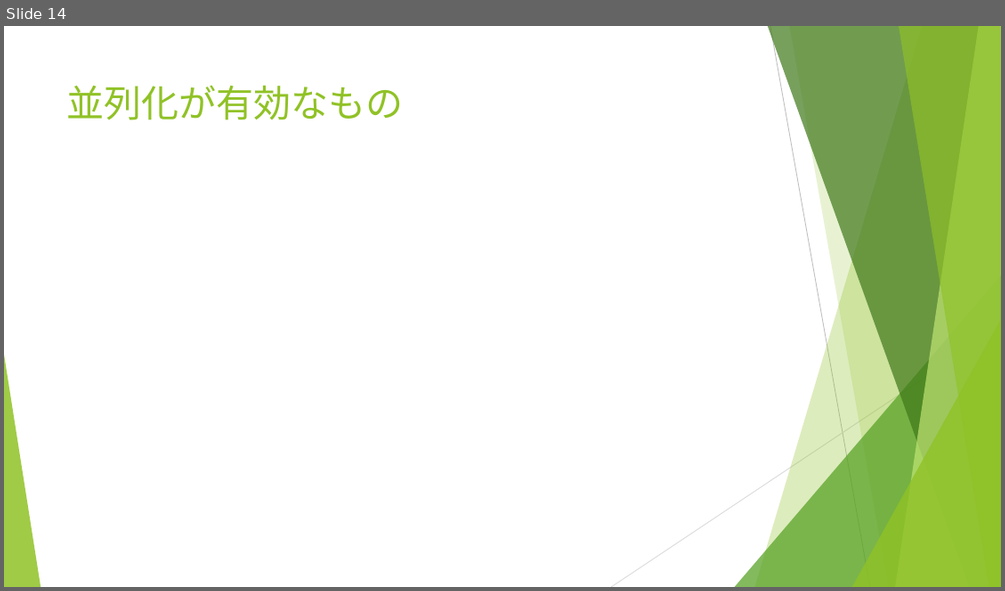
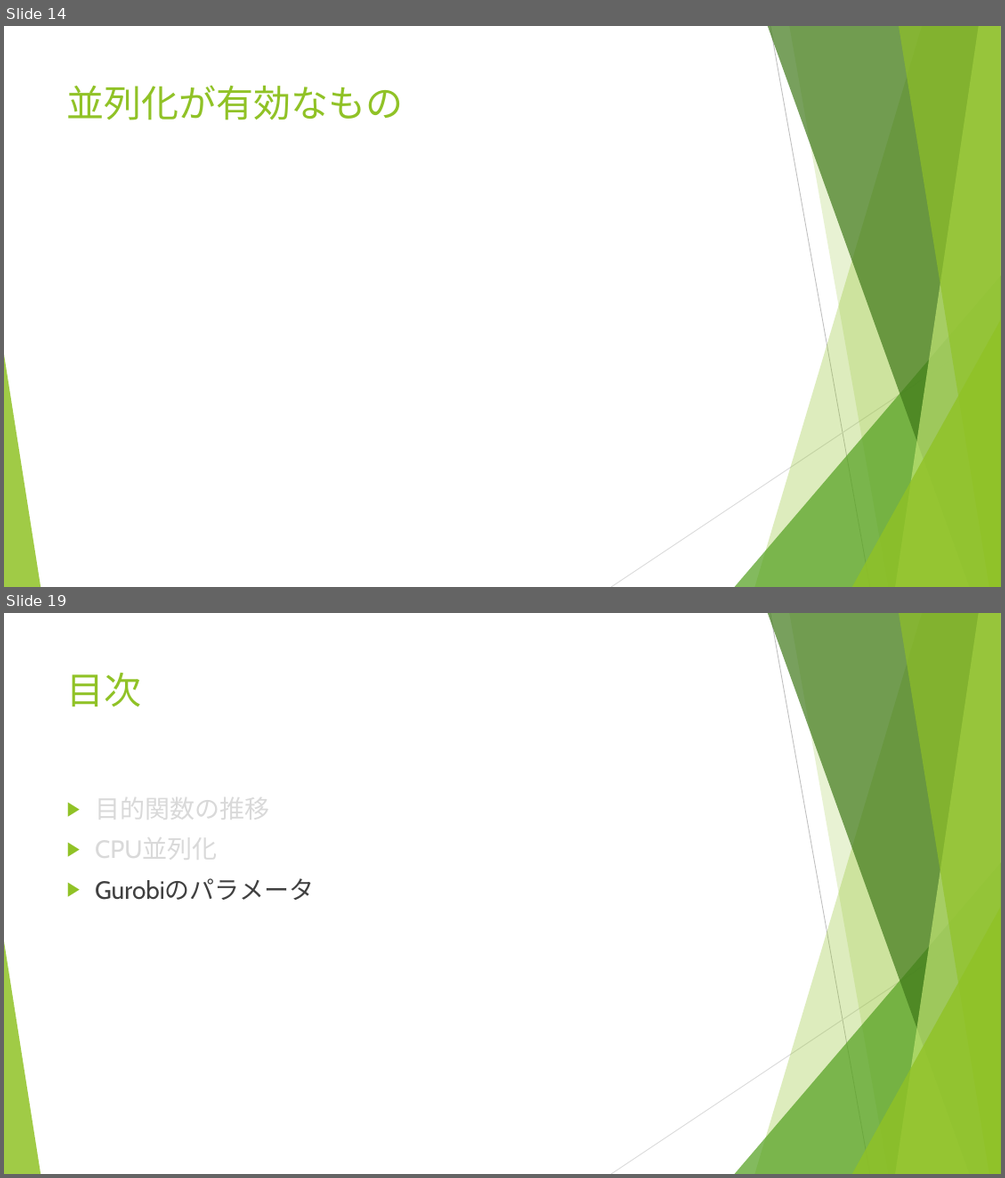
Before and after one commit to r-kurosu/kline_new, a slide deck: 11_30_共有資料.pptx. Shown one above the other, each under a label of ours: slide 14 before the commit, slides 14 and 19 after it; the slides between them are not shown. The pictures are 1005x591 and 1005x1178 pixels, drawn with LibreOffice and Linux fonts; fonts in the diff are those of the drawing; grey boxes stand for pictures. Boxes give left, top, right and bottom in pixels: in the first picture for what was removed or moved away, otherwise in the second. Text is boxed around its words. In the diff, an @@ line names an element or a change of style, - is before the commit and + after.

```diff
--- a/11_30_共有資料.pptx
+++ b/11_30_共有資料.pptx
@@ slide 19 added at [4,613,1001,1174], background #FFFFFF; not listed: 10 template elements that a slide beside it also shows @@
@@ title added at [67,673,142,706], 36 pt, text #90C226 @@
+目次
@@ text added at [95,789,314,900], 24 pt, text #D9D9D9 @@
+▶ 目的関数の推移
+▶ CPU並列化
+▶ Gurobiのパラメータ
```
Also in this commit, not shown: 6 slides changed, 2 other slides added.
